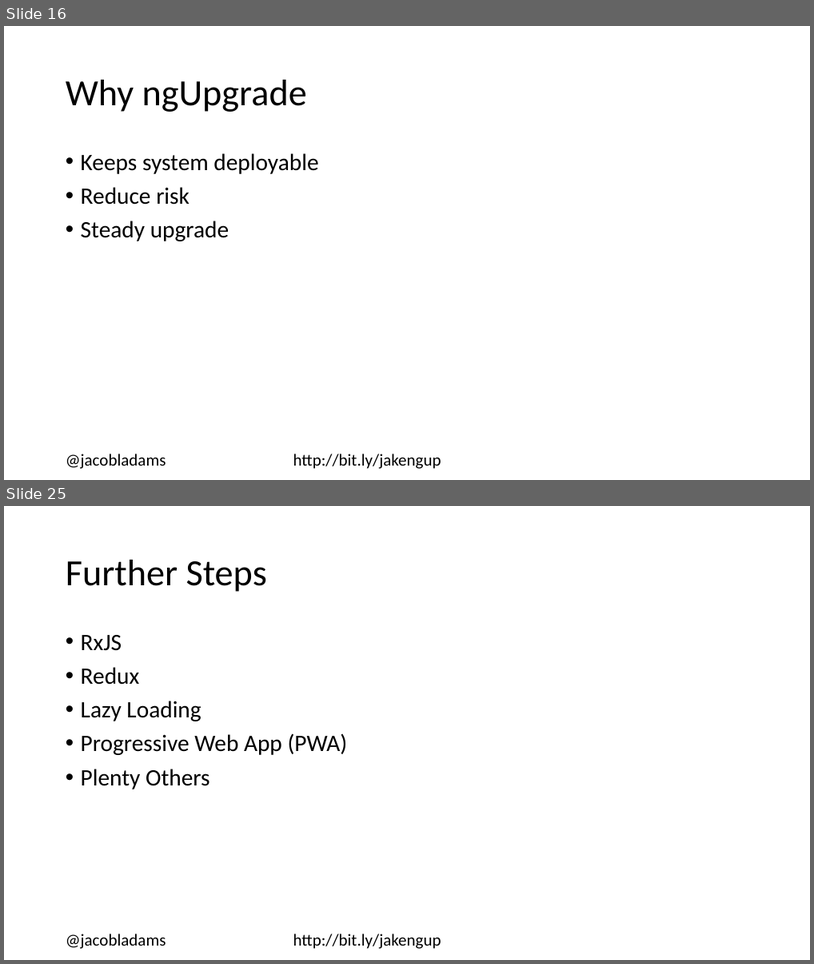
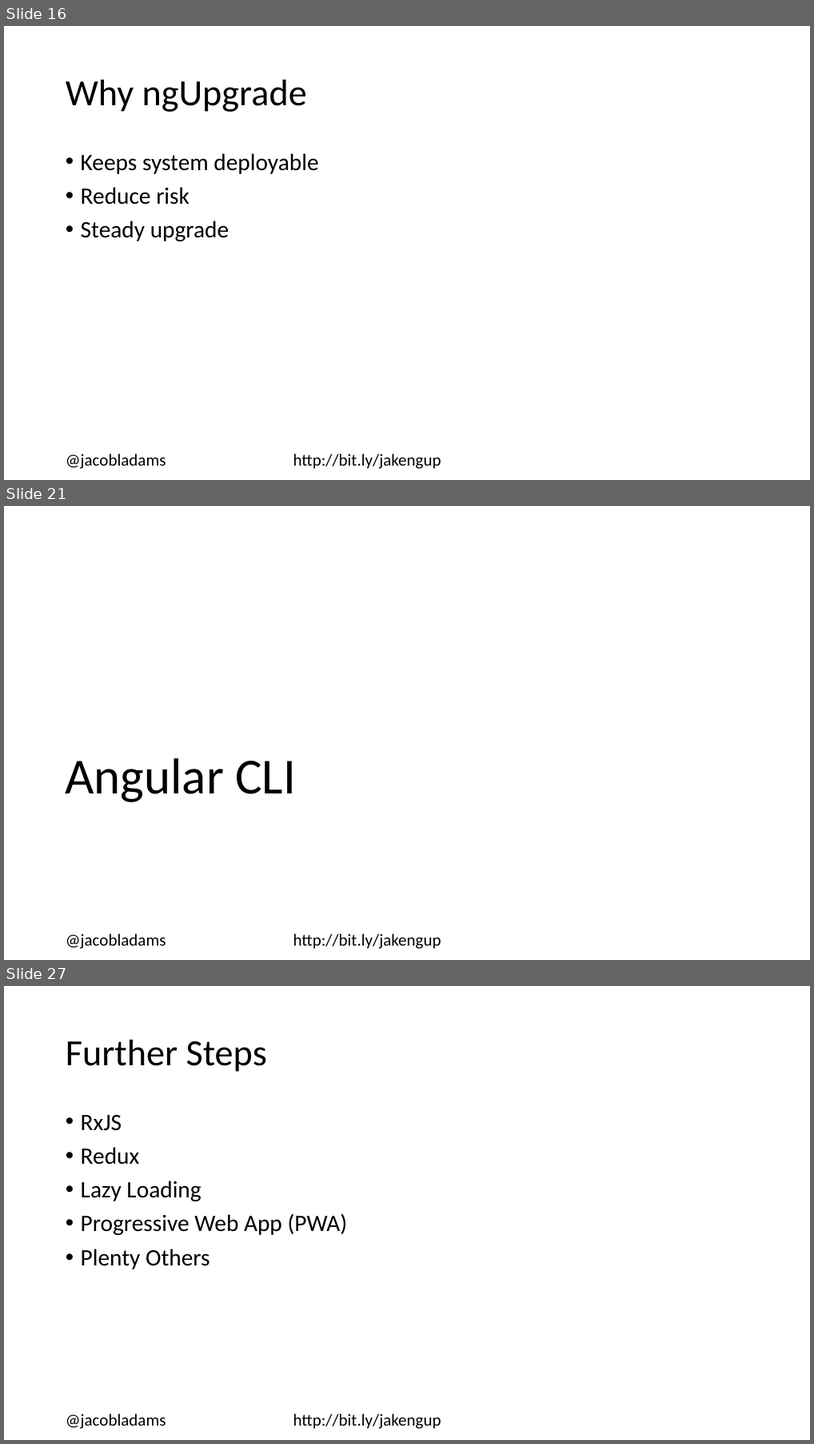
Before and after one commit to jacobladams/upgrading-from-angularjs-1-to-angular-2-plus-presentation, a slide deck: Upgrading from AngularJS 1 to Angular 2+.pptx. Shown one above the other, each under a label of ours: slides 16 and 25 before the commit, slides 16, 21 and 27 after it; the slides between them are not shown. The pictures are 814x964 and 814x1444 pixels, drawn with LibreOffice and Linux fonts; fonts in the diff are those of the drawing. Boxes give left, top, right and bottom in pixels: in the first picture for what was removed or moved away, otherwise in the second. Text is boxed around its words. In the diff, an @@ line names an element or a change of style, - is before the commit and + after.

```diff
--- a/Upgrading from AngularJS 1 to Angular 2+.pptx
+++ b/Upgrading from AngularJS 1 to Angular 2+.pptx
@@ slide 21 added at (x1=4, y1=506, x2=810, y2=960), background #FFFFFF @@
@@ title added at (x1=65, y1=758, x2=296, y2=802), 60 pt, text #000000 @@
+Angular CLI
@@ text added at (x1=66, y1=933, x2=442, y2=948), 20 pt, text #000000 @@
+@jacobladams http://bit.ly/jakengup
@@ what was slide 25 is now slide 27 @@
```
Also in this commit, not shown: 15 slides changed, 1 other slide added.
